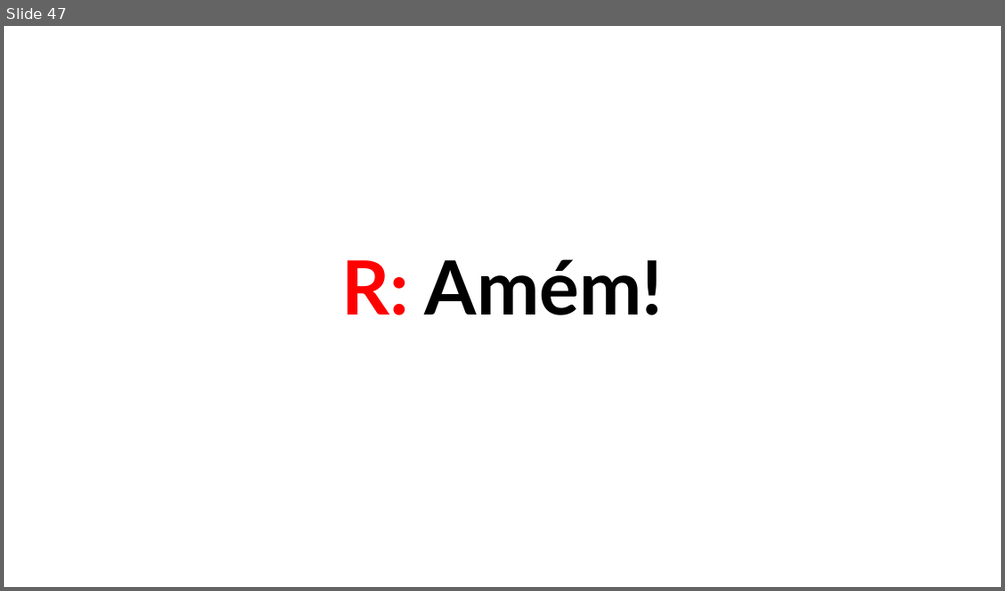
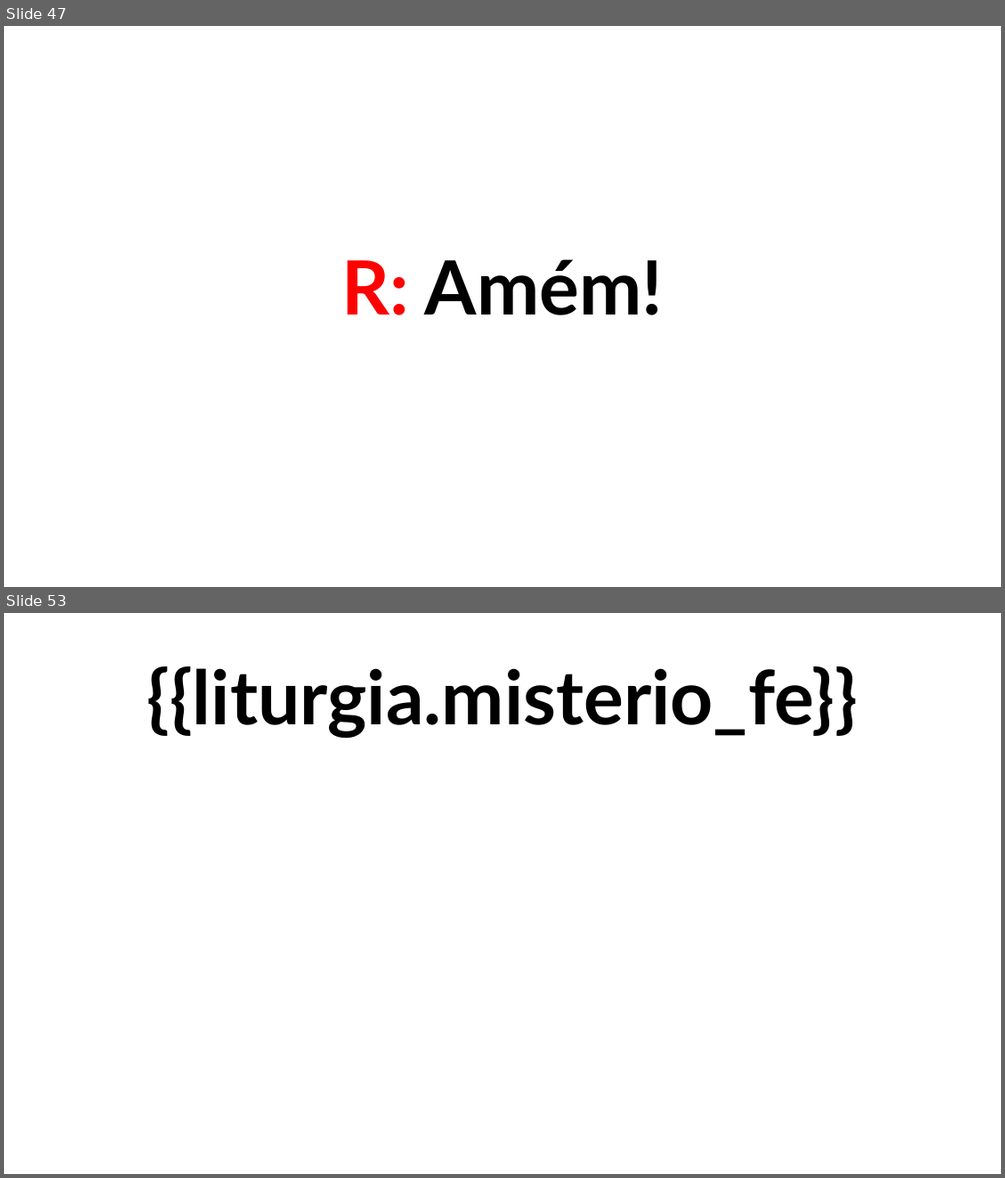
Before and after one commit to PHGodoyCosta/pallotti-slides, a slide deck: src/pallotti_slides/resources/template/mass_template.pptx. Shown one above the other, each under a label of ours: slide 47 before the commit, slides 47 and 53 after it; the slides between them are not shown. The pictures are 1005x591 and 1005x1178 pixels, drawn with LibreOffice and Linux fonts; fonts in the diff are those of the drawing. Boxes give left, top, right and bottom in pixels: in the first picture for what was removed or moved away, otherwise in the second. Text is boxed around its words. In the diff, an @@ line names an element or a change of style, - is before the commit and + after.

```diff
--- a/src/pallotti_slides/resources/template/mass_template.pptx
+++ b/src/pallotti_slides/resources/template/mass_template.pptx
@@ slide 53 added at <box>4,613,1001,1174</box>, background #FFFFFF @@
@@ text added at <box>147,666,858,738</box>, 72 pt, text #000000, bold @@
+{{liturgia.misterio_fe}}
```
Also in this commit, not shown: 17 other slides added, 9 other files.
